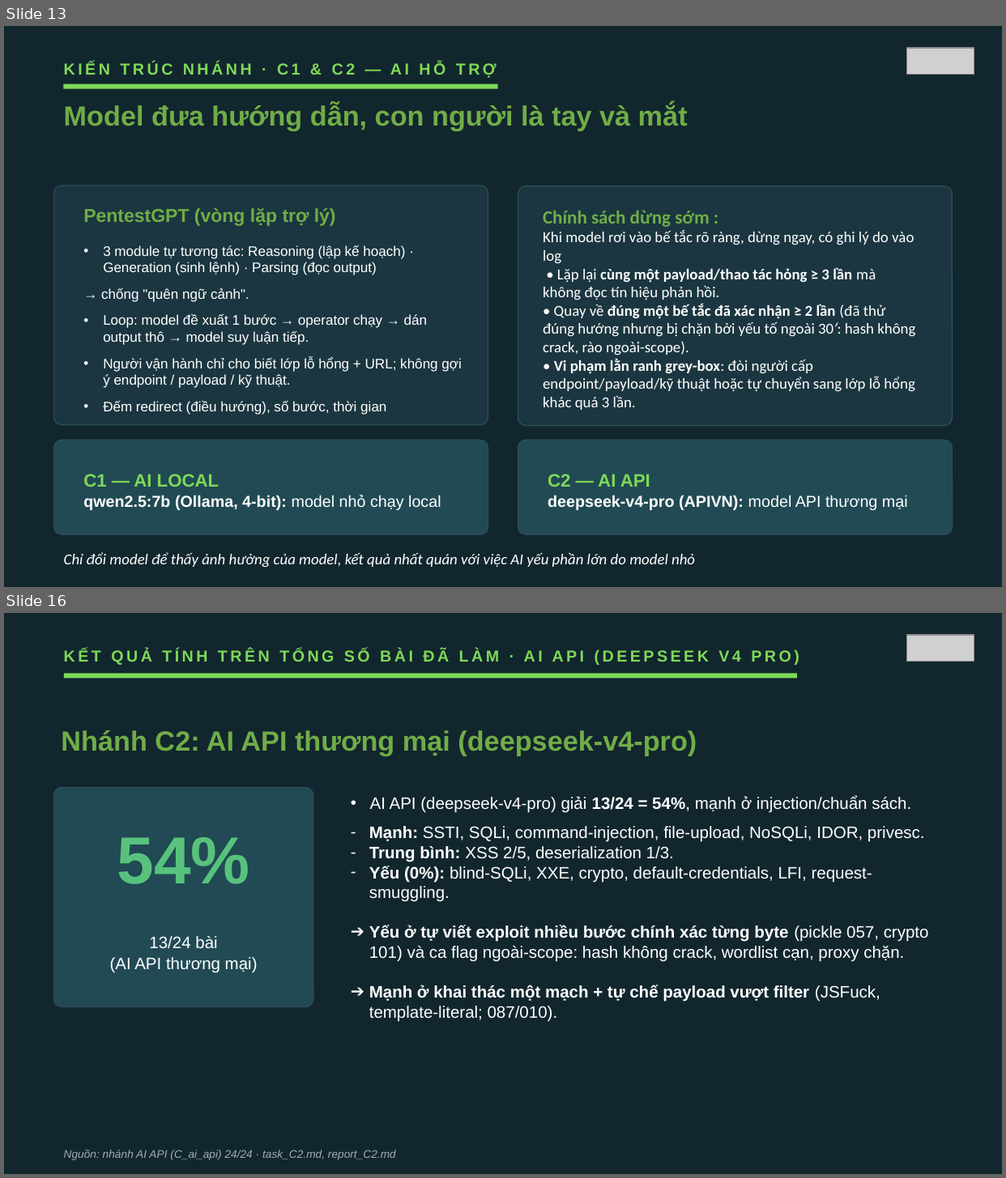
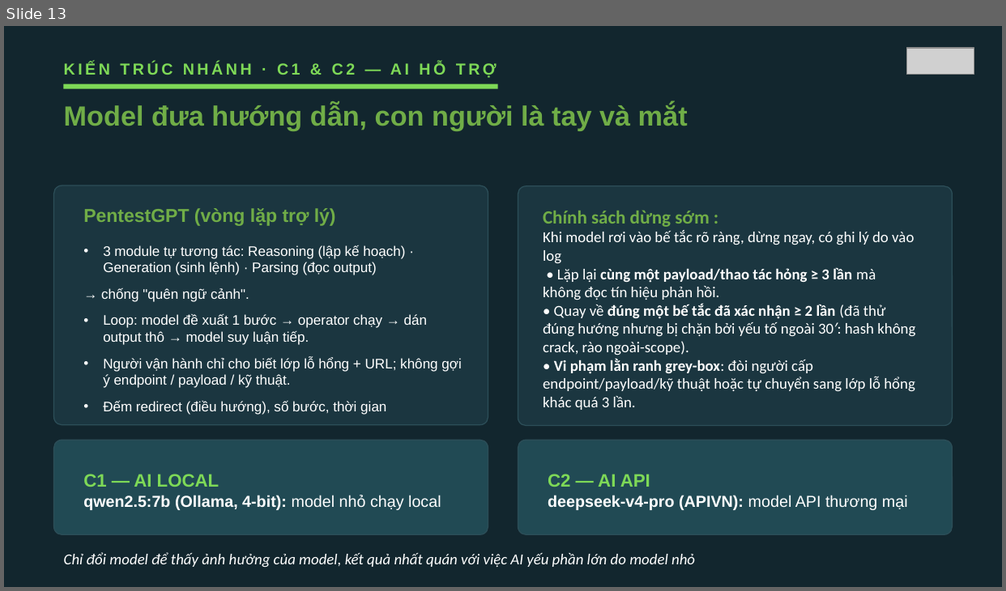
Before and after one commit to VuNguyenBinh/KLTN-FA26, a slide deck: Slide/KTLN_slide.pptx. Shown one above the other, each under a label of ours: slides 13 and 16 before the commit, slide 13 after it; the slides between them are not shown. The pictures are 1006x1178 and 1006x591 pixels, drawn with LibreOffice and Linux fonts; fonts in the diff are those of the drawing; grey boxes stand for pictures. Boxes give left, top, right and bottom in pixels: in the first picture for what was removed or moved away, otherwise in the second. Text is boxed around its words. In the diff, an @@ line names an element or a change of style, - is before the commit and + after.

```diff
--- a/Slide/KTLN_slide.pptx
+++ b/Slide/KTLN_slide.pptx
@@ slide 16 removed at (4, 613, 1002, 1174), background #12262E @@
@@ picture removed at (906, 635, 974, 661) @@
@@ text removed at (64, 649, 799, 665) @@
-KẾT QUẢ TÍNH TRÊN TỔNG SỐ BÀI ĐÃ LÀM · AI API (DEEPSEEK V4 PRO)
@@ rectangle removed at (64, 673, 797, 678) @@
@@ text removed at (61, 730, 697, 756) @@
-Nhánh C2: AI API thương mại (deepseek-v4-pro)
@@ rounded rectangle removed at (54, 788, 313, 1007) @@
@@ text removed at (369, 796, 929, 1022) @@
-• AI API (deepseek-v4-pro) giải 13/24 = 54%, mạnh ở injection/chuẩn sách.
-– Mạnh: SSTI, SQLi, command-injection, file-upload, NoSQLi, IDOR, privesc.
-– Trung bình: XSS 2/5, deserialization 1/3.
-– Yếu (0%): blind-SQLi, XXE, crypto, default-credentials, LFI, request-smuggling.
-➔ Yếu ở tự viết exploit nhiều bước chính xác từng byte (pickle 057, crypto 101) và ca flag ngoài-scope: hash không crack, wordlist cạn, proxy chặn.
-➔ Mạnh ở khai thác một mạch + tự chế payload vượt filter (JSFuck, template-literal; 087/010).
@@ text removed at (117, 837, 250, 884) @@
-54%
@@ text removed at (110, 936, 258, 973) @@
-13/24 bài
-(AI API thương mại)
@@ text removed at (64, 1149, 396, 1161) @@
-Nguồn: nhánh AI API (C_ai_api) 24/24 · task_C2.md, report_C2.md
```
Also in this commit, not shown: 6 slides changed, 1 slide added, 2 other slides removed, 2 other files.
